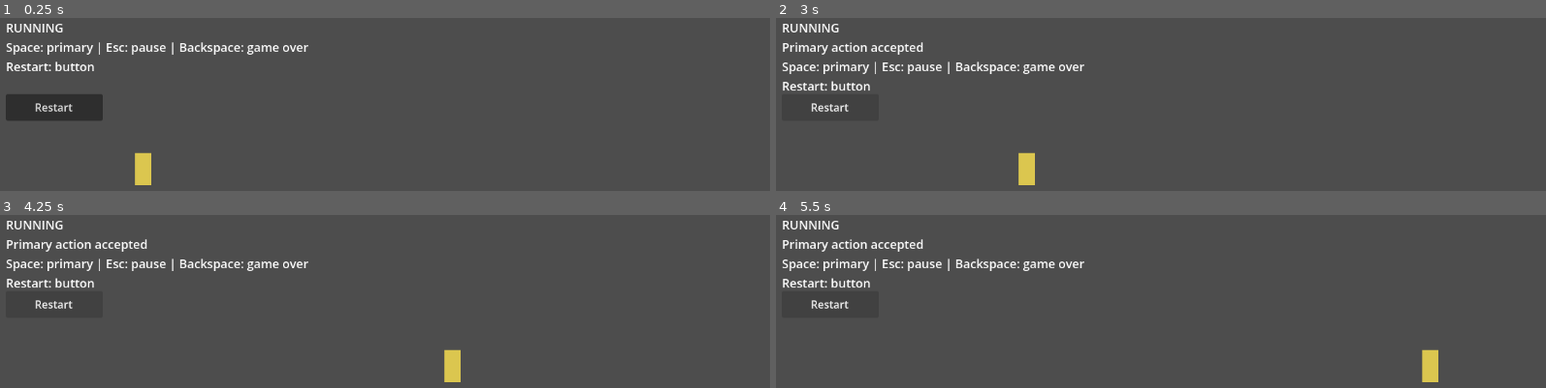
Above: before the commit, frames 1-4 (two rows, left to right).
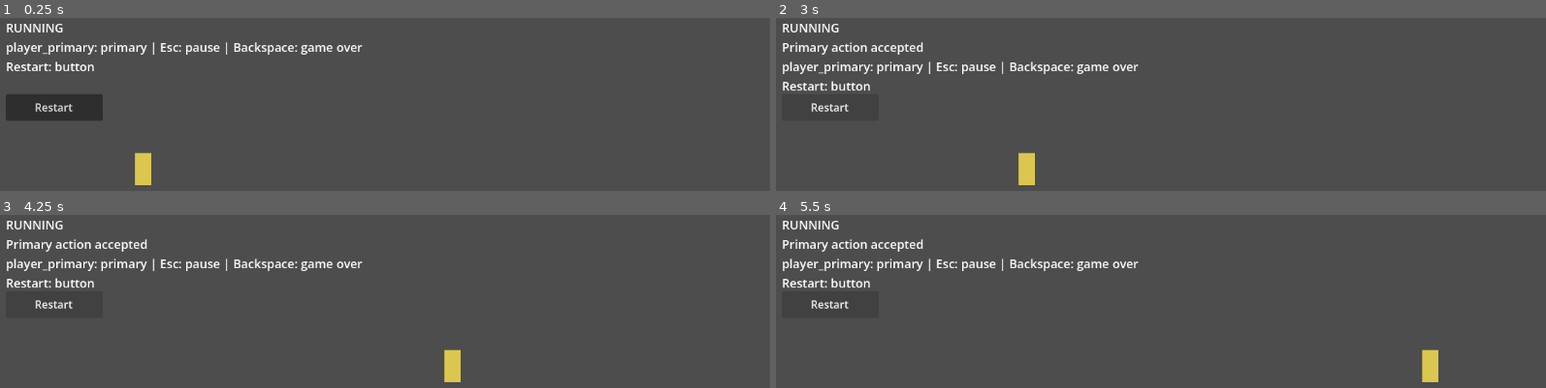
Above: after the commit, the same moments.

Repository: v-Kaefer/Take-Your-Pills
Game: Godot game, scene res://scenes/game/game.tscn
Same seed, same stepped clock (60 frames per second), same inputs: the game is played once before the commit and once after it.
Inputs:
- Up to frame 1 (0.25 s): no input
- Up to frame 2 (3 s): click "Restart" at 0.5 s; click "Restart" at 1.25 s; click "Restart" at 2 s; tap Space (player_primary) at 2.85 s
- Up to frame 3 (4.25 s): tap Space (player_primary) at 3.6 s
- Up to frame 4 (5.5 s): tap Space (player_primary) at 4.35, 5.1 s

The runs differ from the first frame. In frame 1, 1.4% of the frame differs, in the area x 0-48%, y 13-22%; in frame 2, 1.4%; in frame 3, 1.4%; in frame 4, 1.4%.

Commit message:
fix: register primary input action from player config
Agent-Logs-Url: https://github.com/v-Kaefer/Take-Your-Pills/sessions/b25fe210-486a-4d29-913f-f73058e4933d

Co-authored-by: v-Kaefer <128633407+v-Kaefer@users.noreply.github.com>

Diff:
--- a/scenes/game/game.gd
+++ b/scenes/game/game.gd
@@ -72,7 +72,7 @@
 	elif current_state == GameState.GAME_OVER:
 		state_text = "GAME OVER"
 
-	var control_note := "Space: primary | Esc: pause | Backspace: game over"
+	var control_note := "%s: primary | Esc: pause | Backspace: game over" % [String(player.primary_action_name)]
 	if extra_note.is_empty():
 		state_label.text = "%s\n%s\nRestart: button" % [state_text, control_note]
 	else:
@@ -80,7 +80,7 @@
 
 
 func _ensure_input_actions() -> void:
-	_register_key_action("player_primary", KEY_SPACE)
+	_register_key_action(player.primary_action_name, KEY_SPACE)
 	_register_key_action("game_pause", KEY_ESCAPE)
 	_register_key_action("game_over_debug", KEY_BACKSPACE)
 
